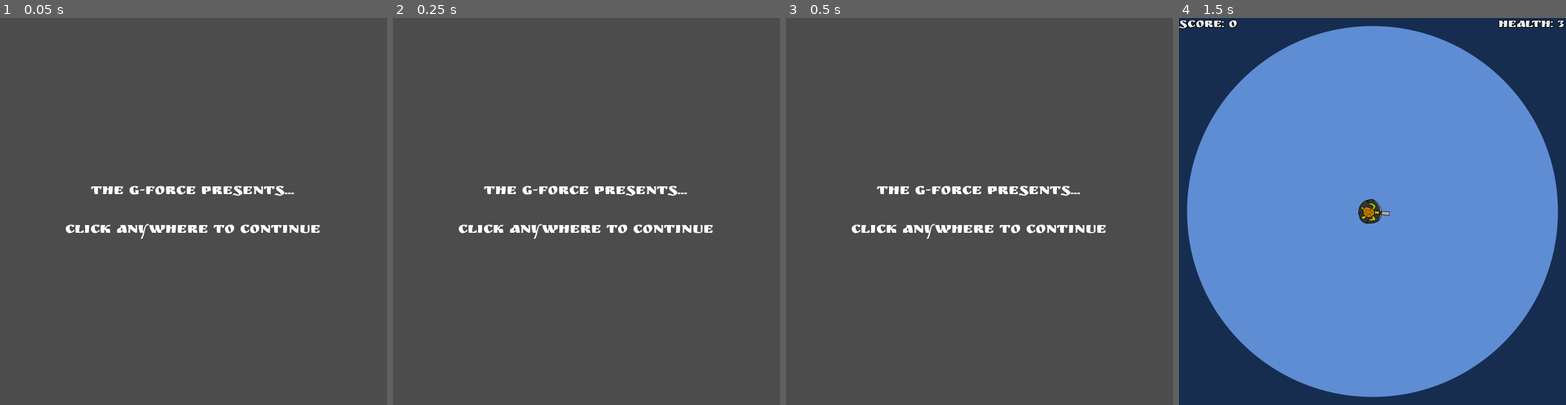
Above: before the commit, frames 1-4 (left to right).
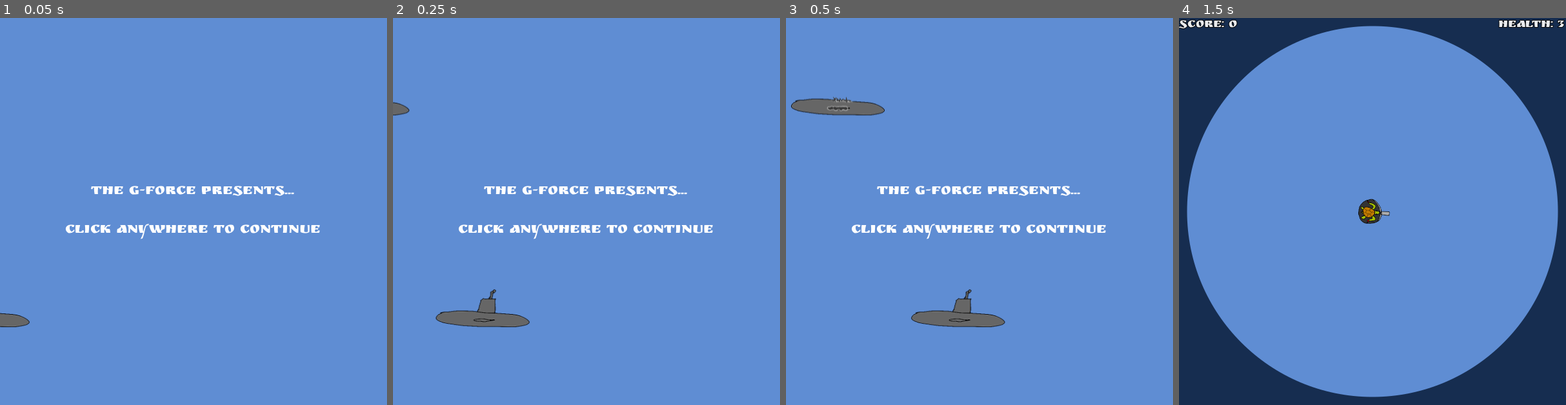
Above: after the commit, the same moments.

Repository: the-g-force/FamJam-March2021
Game: Godot game, scene res://src/Screens/SplashScreen.tscn
The game is run twice, just before and just after one commit, with the same random seed, the same clock (stepped at 60 frames per second) and the same inputs.
Inputs (mouse positions are in pixels of both pictures, inside the frame that each line leads up to):
- Up to frame 1 (0.05 s): no input
- Up to frame 2 (0.25 s): no input
- Up to frame 3 (0.5 s): no input
- Up to frame 4 (1.5 s): tap Enter at 0.5 s; move the mouse to (1457, 192) at 0.52 s; click (1457, 192) at 0.67 s; click "Play Now!" at 1.25 s

The runs differ from the first frame. In frame 1, 99% of the frame differs, in the area x 0-100%, y 0-100%; in frame 2, 99%; in frame 3, 99%; in frame 4, nothing differs.

Commit message:
Enhance splash screen

Diff:
--- a/project/src/Screens/SplashScreen.tscn
+++ b/project/src/Screens/SplashScreen.tscn
@@ -1,12 +1,32 @@
-[gd_scene load_steps=5 format=2]
+[gd_scene load_steps=9 format=2]
 
 [ext_resource path="res://src/Screens/SplashScreen.gd" type="Script" id=1]
 [ext_resource path="res://src/Screens/MainMenu.tscn" type="PackedScene" id=2]
 [ext_resource path="res://assets/fonts/RuslanDisplay-Regular.ttf" type="DynamicFontData" id=3]
+[ext_resource path="res://assets/Images/sub1.png" type="Texture" id=4]
+[ext_resource path="res://assets/Images/sub2.png" type="Texture" id=5]
+[ext_resource path="res://assets/Images/sub3.png" type="Texture" id=6]
 
 [sub_resource type="DynamicFont" id=1]
 size = 24
 font_data = ExtResource( 3 )
+
+[sub_resource type="Animation" id=2]
+resource_name = "sub"
+length = 2.5
+loop = true
+tracks/0/type = "value"
+tracks/0/path = NodePath("sub1:position")
+tracks/0/interp = 1
+tracks/0/loop_wrap = true
+tracks/0/imported = false
+tracks/0/enabled = true
+tracks/0/keys = {
+"times": PoolRealArray( 0, 0.8, 2.5 ),
+"transitions": PoolRealArray( 0.466517, 1, 1 ),
+"update": 0,
+"values": [ Vector2( -76, 450 ), Vector2( 316.266, 450 ), Vector2( 1100, 450 ) ]
+}
 
 [node name="Splashscreen" type="Control"]
 anchor_right = 1.0
@@ -18,6 +38,14 @@
 "_edit_use_anchors_": false
 }
 main_menu_scene = ExtResource( 2 )
+
+[node name="ColorRect" type="ColorRect" parent="."]
+margin_right = 607.0
+margin_bottom = 602.0
+color = Color( 0.372549, 0.552941, 0.827451, 1 )
+__meta__ = {
+"_edit_use_anchors_": false
+}
 
 [node name="Label" type="Label" parent="."]
 anchor_left = 0.5
@@ -37,3 +65,19 @@
 __meta__ = {
 "_edit_use_anchors_": false
 }
+
+[node name="sub1" type="Sprite" parent="."]
+position = Vector2( 1100, 450 )
+texture = ExtResource( 4 )
+
+[node name="sub3" type="Sprite" parent="sub1"]
+position = Vector2( -402.611, 55.3264 )
+texture = ExtResource( 6 )
+
+[node name="sub2" type="Sprite" parent="sub1"]
+position = Vector2( -186.381, -328.433 )
+texture = ExtResource( 5 )
+
+[node name="AnimationPlayer" type="AnimationPlayer" parent="."]
+autoplay = "sub"
+anims/sub = SubResource( 2 )
